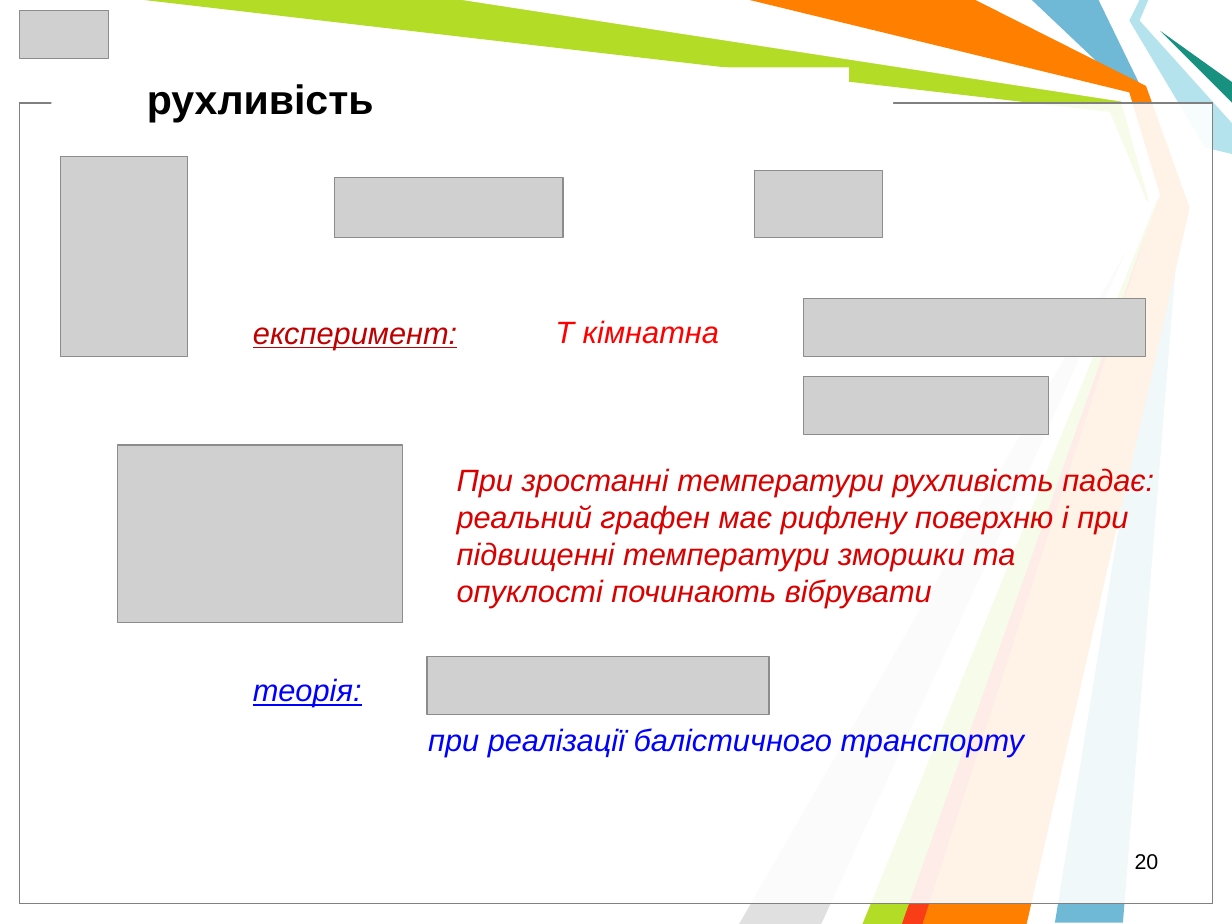
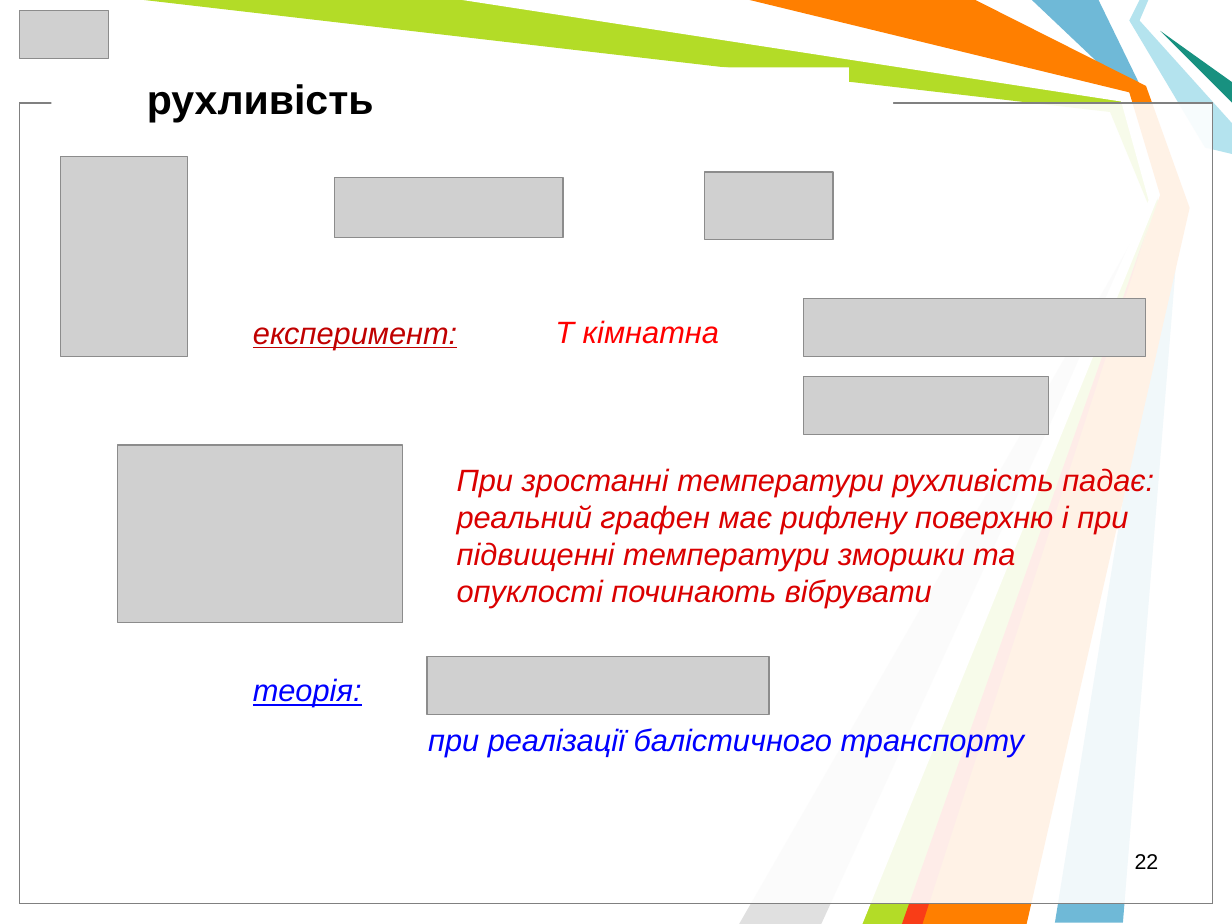
Before and after one commit to l432/NMK, a slide deck: slide 22 of Lecture/Nanoelectronika/Present/NanoelectronV5.ppt (slide 20 before the commit). Drawn at 1232x924 pixels with LibreOffice and Linux fonts; fonts in the diff are those of the drawing; grey boxes stand for pictures; background and template pictures are left out. Boxes give left, top, right and bottom in pixels: in the first picture for what was removed or moved away, otherwise in the second. Text is boxed around its words. In the diff, an @@ line names an element or a change of style, - is before the commit and + after.

```diff
--- a/Lecture/Nanoelectronika/Present/NanoelectronV5.ppt
+++ b/Lecture/Nanoelectronika/Present/NanoelectronV5.ppt
@@ picture: place and size @@
-picture at box(755, 170, 883, 238)
+picture at box(705, 172, 833, 240)
@@ page number at box(1135, 854, 1159, 869): text changed @@
-20
+22
```
Also in this commit, not shown: 1 other slide changed, 4 slides added.
